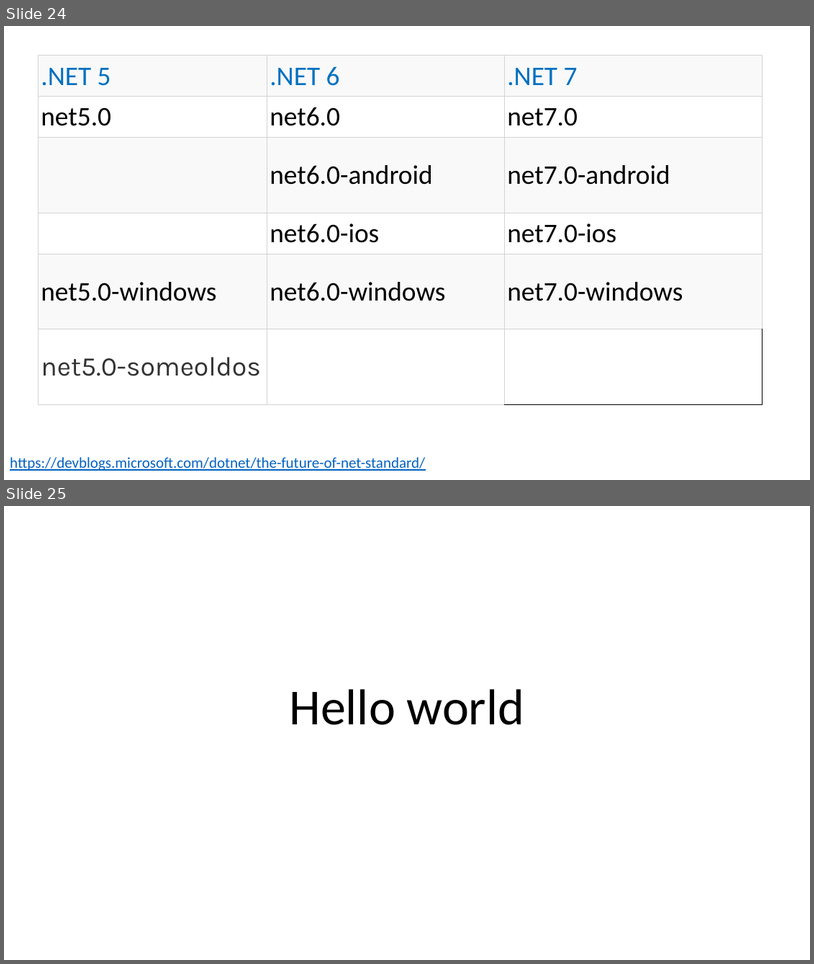
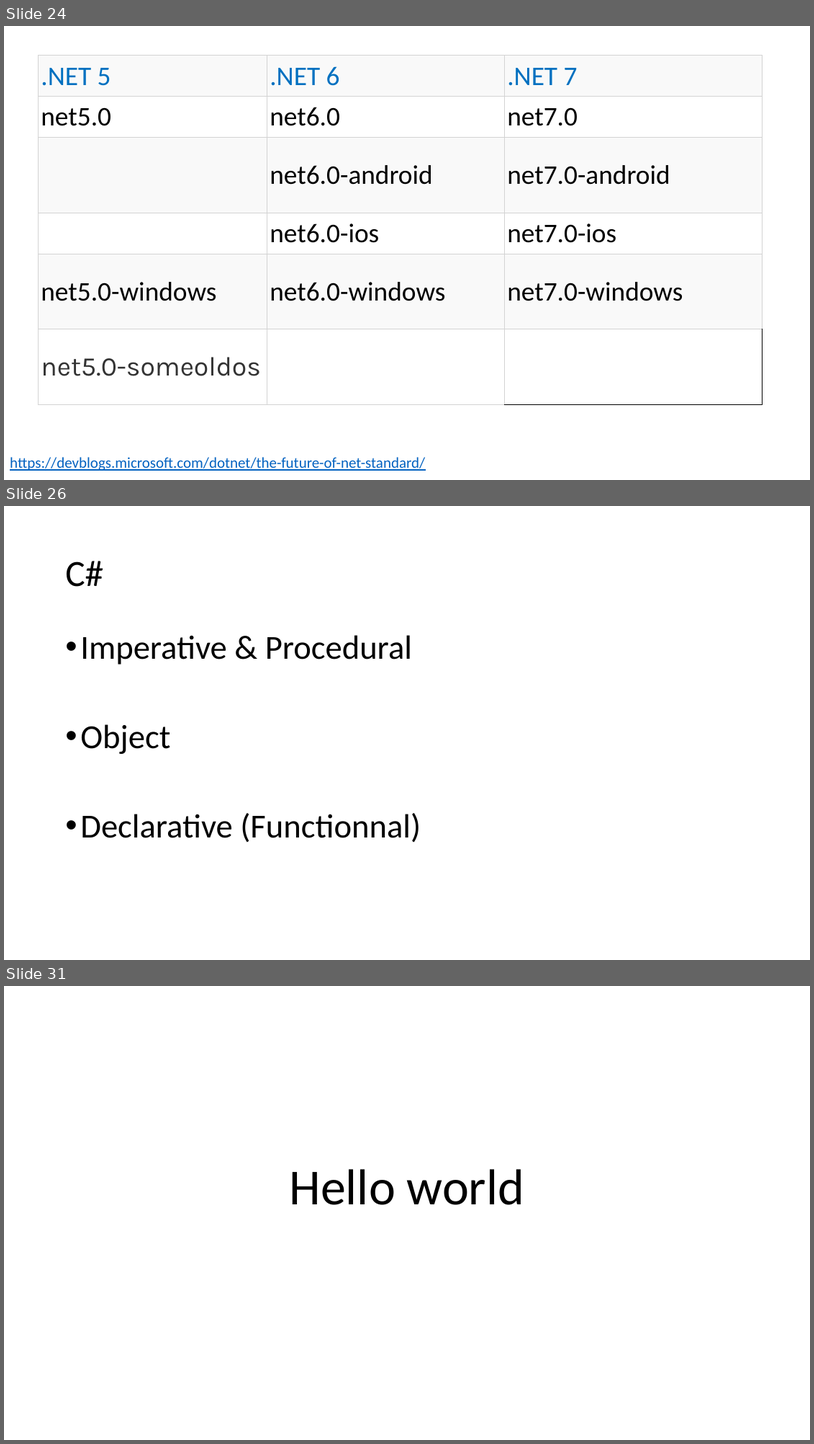
Before and after one commit to guillaume-chervet/course.dotnet, a slide deck: documentations/dotnet.pptx. Shown one above the other, each under a label of ours: slides 24 and 25 before the commit, slides 24, 26 and 31 after it; the slides between them are not shown. The pictures are 814x964 and 814x1444 pixels, drawn with LibreOffice and Linux fonts; fonts in the diff are those of the drawing. Boxes give left, top, right and bottom in pixels: in the first picture for what was removed or moved away, otherwise in the second. Text is boxed around its words. In the diff, an @@ line names an element or a change of style, - is before the commit and + after.

```diff
--- a/documentations/dotnet.pptx
+++ b/documentations/dotnet.pptx
@@ slide 26 added at (x1=4, y1=506, x2=810, y2=960), background #FFFFFF @@
@@ title added at (x1=65, y1=561, x2=103, y2=587), 44 pt, text #000000 @@
+C#
@@ text added at (x1=80, y1=635, x2=421, y2=842), 40 pt, text #000000 @@
+• Imperative & Procedural
+• Object
+• Declarative (Functionnal)
@@ what was slide 25 is now slide 31 @@
```
Also in this commit, not shown: 4 slides changed, 12 other slides added.
